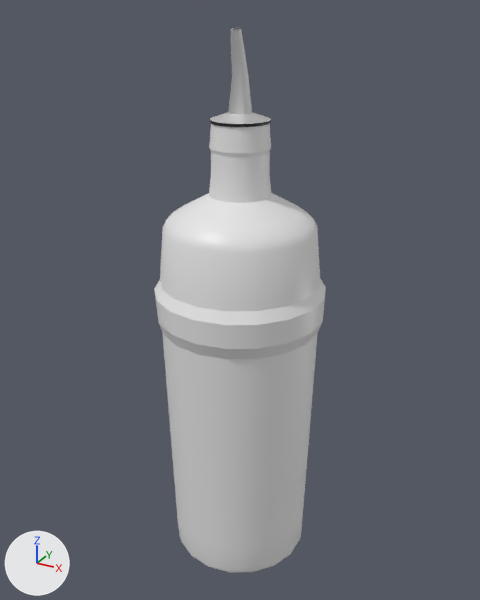
One commit to the FBX model Assets/Models/Bottles/Booze/FBX/gin.fbx: the scene before it, then after it.
The view is the same before and after, from a 50 mm lens placed at (4.07, -7.97, 4.51), pointed at (-0.32, 0.01, 0.52). Lighting does not change. The marker at lower left points along +X, +Y and +Z. The picture after the commit comes second. Where no turn or scale is listed for an object, it has been applied to the vertices.

The first picture shows 'Gin'.
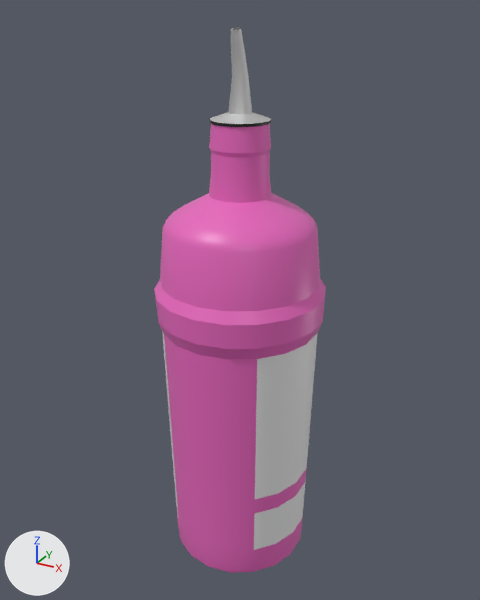
Changed parts and their boxes (x1, y1, x2, y2) in the pictures (480 x 600 px):
'Gin', recoloured (darker): (154, 121, 326, 573) in both

Edits to the bpy script that builds the scene:
```text
Change mat_cool_glass:
    mat_cool_glass.base_color: (0.8, 0.8, 0.8) -> (0.8, 0.135, 0.506)  # white #e7e7e7 -> pink #e767bd
```
